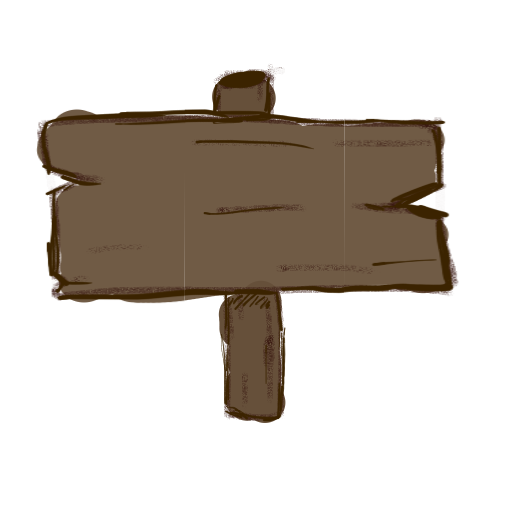
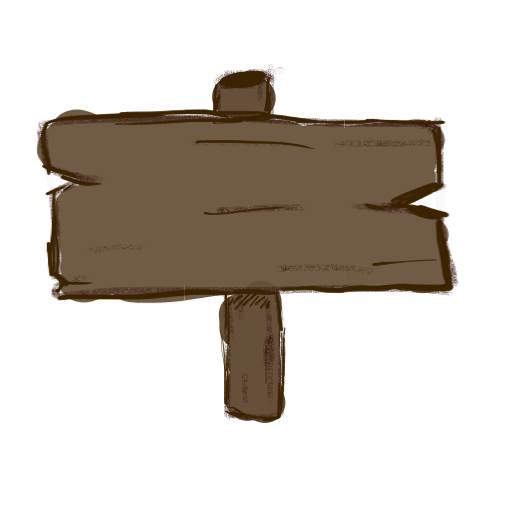
Layered file, before and after one edit (512×512). Changes by layer:
painted on "Paint Layer 3" over bbox(184, 128, 345, 287)
